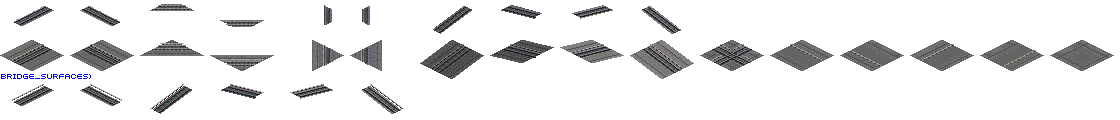
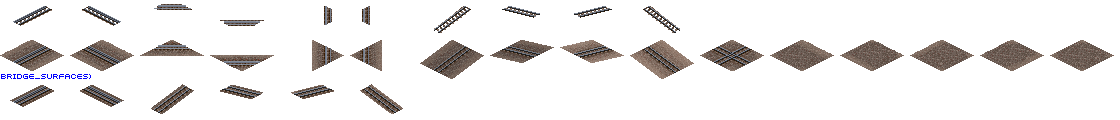
Layers edited between the first and the second (1120, 120) image:
added layer "Dual Gauge" in group "1435/1372" over [13, 5, 365, 103]
hid "Third Rail Shade" over [430, 44, 544, 69]
hid "Third Rail" over [12, 43, 1036, 109]
showed "Overlay" over [0, 4, 753, 114]
hid "Urban Metro Overlay" over [12, 44, 186, 67]
hid "Urban" over [0, 4, 754, 114]
showed "Ballast Base" over [0, 40, 1114, 114]
hid "Urban Underlay" over [0, 40, 1114, 79]
